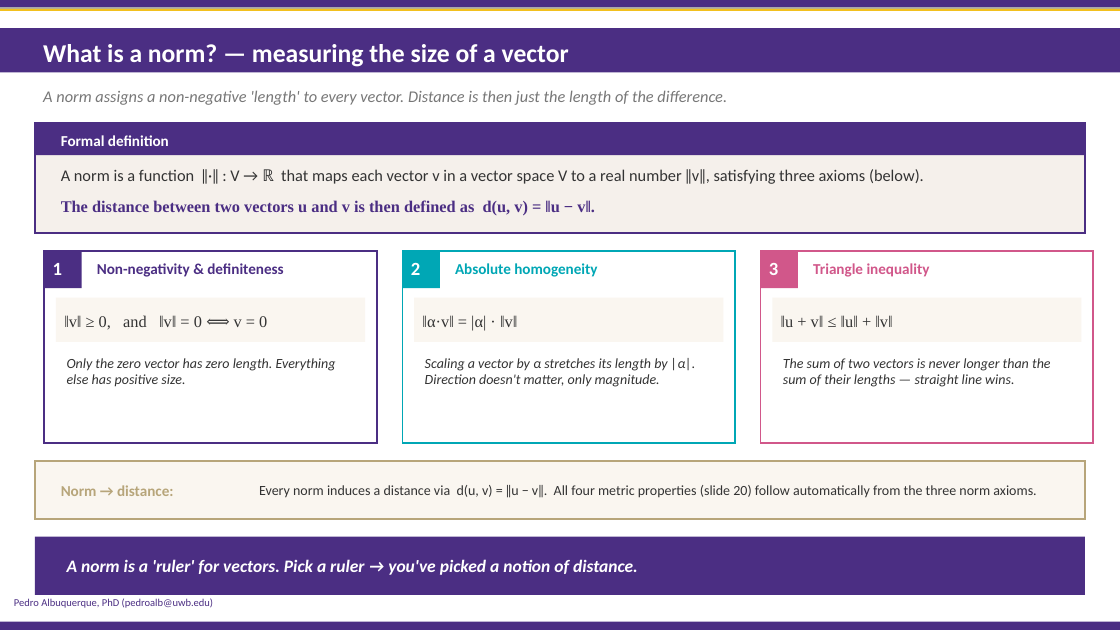
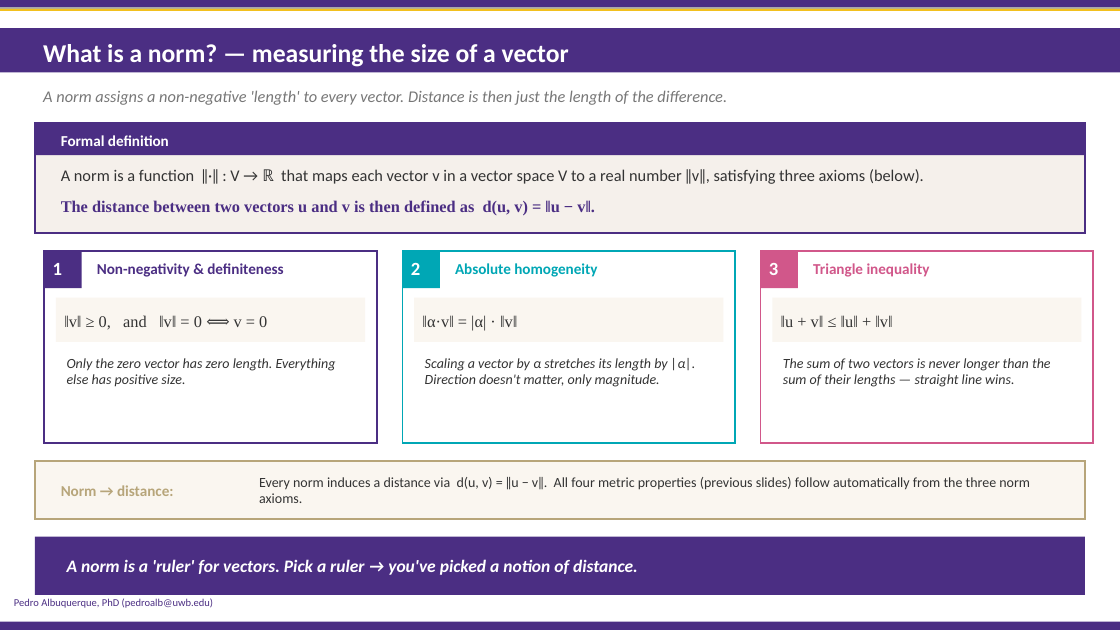
Before and after one commit to PedroBSB/BDATA412, a slide deck: slide 166 of 01 - Advanced Data Visualization.pptx. Drawn at 1120x630 pixels with LibreOffice and Linux fonts; fonts in the diff are those of the drawing; background and template pictures are left out. Boxes give left, top, right and bottom in pixels: in the first picture for what was removed or moved away, otherwise in the second. Text is boxed around its words. In the diff, an @@ line names an element or a change of style, - is before the commit and + after.

```diff
--- a/01 - Advanced Data Visualization.pptx
+++ b/01 - Advanced Data Visualization.pptx
@@ text at (259,477,1030,503): text changed @@
-Every norm induces a distance via d(u, v) = ‖u − v‖. All four metric properties (slide 20) follow automatically from the three norm axioms.
+Every norm induces a distance via d(u, v) = ‖u − v‖. All four metric properties (previous slides) follow automatically from the three norm axioms.
```
Also in this commit, not shown: 19 other slides changed.
